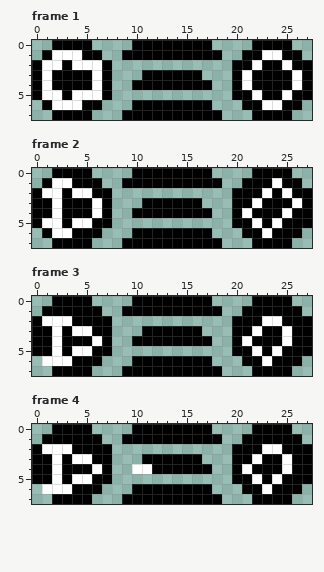
A pixel-art file gets an edit: asteroids.aseprite. The first picture shows the starting point.
28x8 pixels, 10 frames. Shown: frame 1, frame 2, frame 3, frame 4. The commit also changed other frames, which this record leaves out.
After the commit:
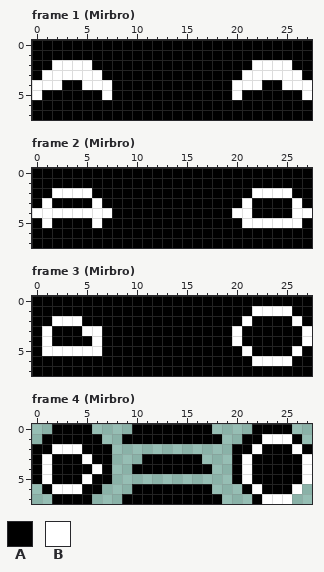
Palette (. is transparent): A #000000  B #ffffff
Message: Lunarized - Asteroids Converted/reworked Asteroids Animation to use the half-moon eye style.
Change:
layer "Mask" added
layer "Lunar Eyes" added
layer "Background" now hidden
layer "Eyes" now hidden
--- frame 1 (Mirbro)
@@ x 0..27 @@
-0 ..AAAA....AAAAAAAA....AAAA..
-1 .ABBBAA..AAAAAAAAAA..AABBAA.
-2 ABBABBBA............AABAABAA
-3 ABAAAABA...AAAAAA...ABAAAABA
-4 ABAAAABA..AAAAAAAA..ABAAAABA
-5 ABBABBBA............AABAABAA
-6 .ABBBAA...AAAAAAAA...AABBAA.
-7 ..AAAA...AAAAAAAAAA...AAAA..
+0 AAAAAAAAAAAAAAAAAAAAAAAAAAAA
+1 AAAAAAAAAAAAAAAAAAAAAAAAAAAA
+2 AABBBBAAAAAAAAAAAAAAAABBBBAA
+3 ABBBBBBAAAAAAAAAAAAAABBBBBBA
+4 BBBAABBBAAAAAAAAAAAABBBAABBB
+5 BAAAAAABAAAAAAAAAAAABAAAAAAB
+6 AAAAAAAAAAAAAAAAAAAAAAAAAAAA
+7 AAAAAAAAAAAAAAAAAAAAAAAAAAAA
--- frame 2 (Mirbro)
@@ x 0..27 @@
-0 ..AAAA....AAAAAAAA....AAAA..
-1 .ABBAAA..AAAAAAAAAA..AAABAA.
-2 ABBABBAA............AAABABAA
-3 AABAAABA...AAAAAA...AABAAABA
-4 AABAAABA..AAAAAAAA..ABAAABAA
-5 ABBABBAA............AABABAAA
-6 .ABBAAA...AAAAAAAA...AABAAA.
-7 ..AAAA...AAAAAAAAAA...AAAA..
+0 AAAAAAAAAAAAAAAAAAAAAAAAAAAA
+1 AAAAAAAAAAAAAAAAAAAAAAAAAAAA
+2 AABBBBAAAAAAAAAAAAAAAABBBBAA
+3 ABAAAABAAAAAAAAAAAAAABAAAABA
+4 BBBBBBBBAAAAAAAAAAAABBAAAABB
+5 ABAAAABAAAAAAAAAAAAAABBBBBBA
+6 AAAAAAAAAAAAAAAAAAAAAAAAAAAA
+7 AAAAAAAAAAAAAAAAAAAAAAAAAAAA
--- frame 3 (Mirbro)
@@ x 0..27 @@
-0 ..AAAA....AAAAAAAA....AAAA..
-1 .AAAAAA..AAAAAAAAAA..AAAAAA.
-2 ABBBAAAA............AAABBAAA
-3 AABABBAA...AAAAAA...AABAABAA
-4 AABAAABA..AAAAAAAA..ABAAABAA
-5 AABABBAA............AABABAAA
-6 .BBBAAA...AAAAAAAA...AABAAA.
-7 ..AAAA...AAAAAAAAAA...AAAA..
+0 AAAAAAAAAAAAAAAAAAAAAAAAAAAA
+1 AAAAAAAAAAAAAAAAAAAAAABBBBAA
+2 AABBBAAAAAAAAAAAAAAAABAAAABA
+3 ABAAABBAAAAAAAAAAAAABAAAAAAB
+4 ABAAAABAAAAAAAAAAAAABAAAAAAB
+5 ABBBBBBAAAAAAAAAAAAAABAAAABA
+6 AAAAAAAAAAAAAAAAAAAAAABBBBAA
+7 AAAAAAAAAAAAAAAAAAAAAAAAAAAA
--- frame 4 (Mirbro)
@@ x 0..27 @@
 0 ..AAAA....AAAAAAAA....AAAA..
-1 .AAAAAA..AAAAAAAAAA..AAAAAA.
-2 ABBBAAAA............AAABBAAA
-3 AABABBAA...AAAAAA...AABAABAA
-4 AABAAABA..BBAAAAAA..ABAAABAA
-5 AABABBAA............AABABAAA
-6 .BBBAAA...AAAAAAAA...AABAAA.
-7 ..AAAA...AAAAAAAAAA...AAAA..
+1 .AAAAAA..AAAAAAAAAA..AABBBA.
+2 AABBBAAA............AABAAABA
+3 ABAAABAA...AAAAAA...ABAAAAAB
+4 ABAAAABA..AAAAAAAA..ABAAAAAB
+5 ABAAABAA............ABAAAAAB
+6 .ABBBAA...AAAAAAAA...ABAAAB.
+7 ..AAAA...AAAAAAAAAA...ABBB..
